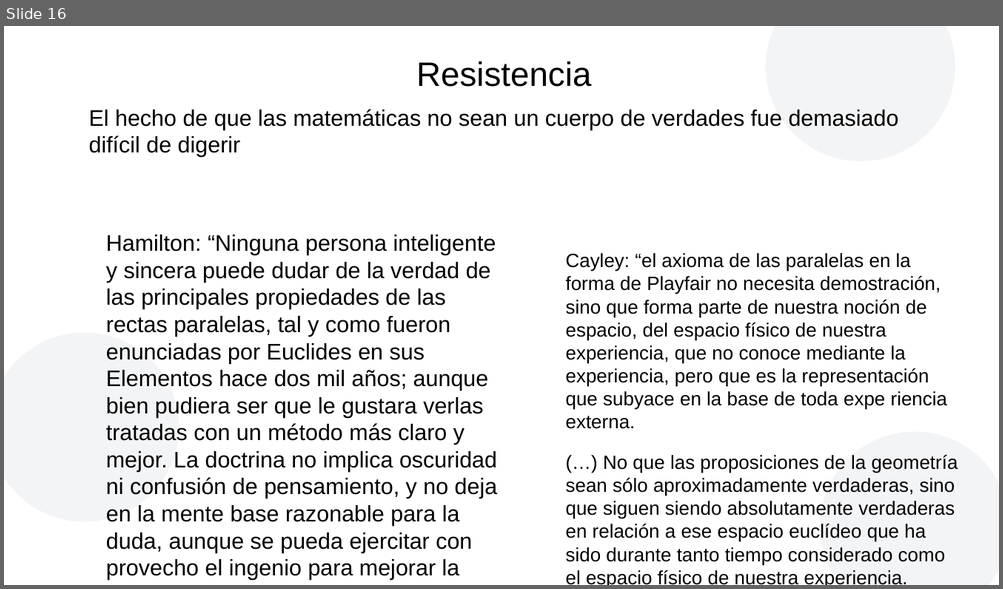
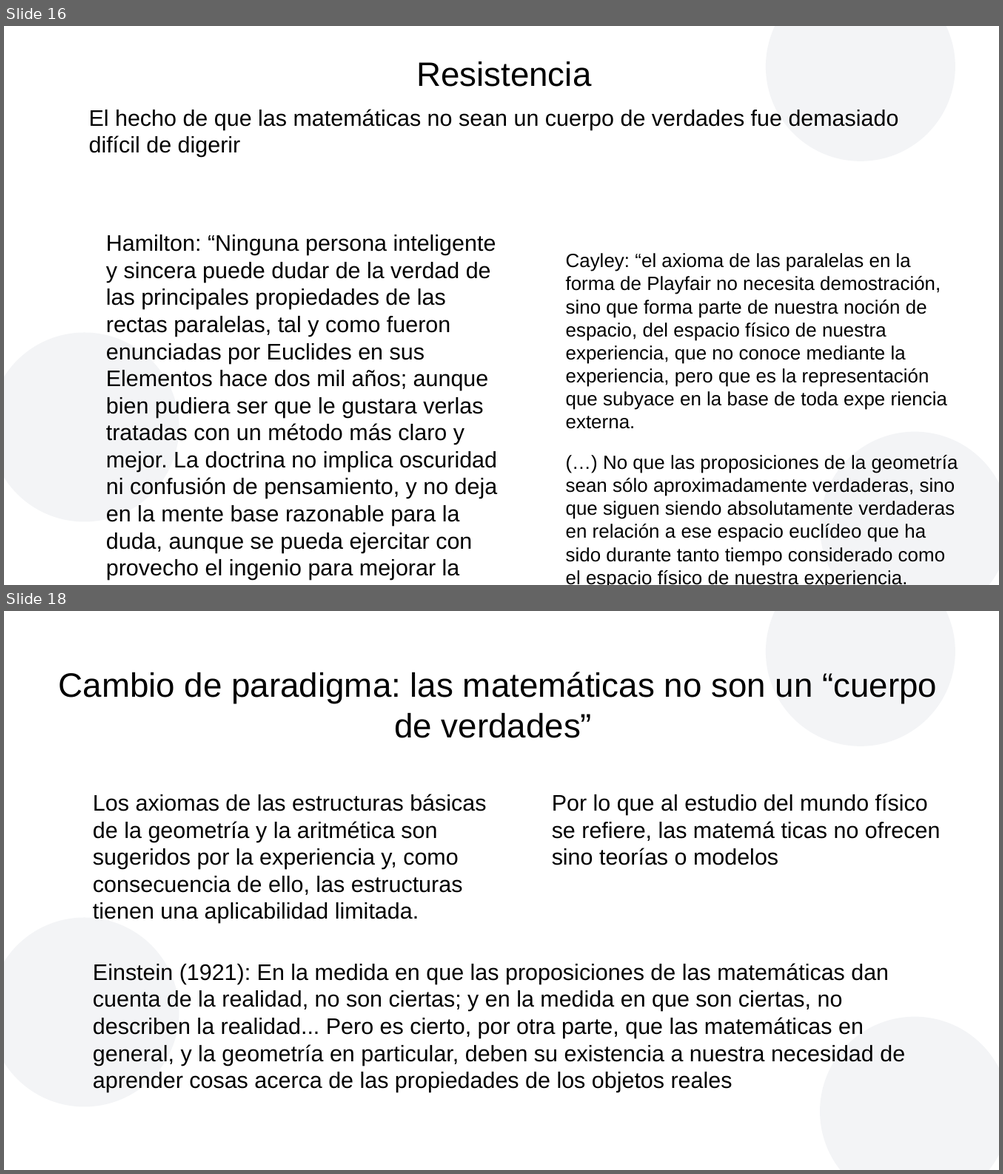
Before and after one commit to AmelieBernes/MonteCarlo_Casella, a slide deck: presentacionKlein.odp. Shown one above the other, each under a label of ours: slide 16 before the commit, slides 16 and 18 after it; the slides between them are not shown. The pictures are 1003x589 and 1003x1174 pixels, drawn with LibreOffice and Linux fonts; fonts in the diff are those of the drawing; background and template pictures are left out. Boxes give left, top, right and bottom in pixels: in the first picture for what was removed or moved away, otherwise in the second. Text is boxed around its words. In the diff, an @@ line names an element or a change of style, - is before the commit and + after.

```diff
--- a/presentacionKlein.odp
+++ b/presentacionKlein.odp
@@ slide 18 added at (x1=4, y1=611, x2=999, y2=1170), background #FFFFFF; not listed: 3 template elements that a slide beside it also shows @@
@@ title added at (x1=59, y1=672, x2=936, y2=738), 27 pt, text #000000 @@
+Cambio de paradigma: las matemáticas no son un “cuerpo de verdades”
@@ text added at (x1=93, y1=794, x2=486, y2=923), 18 pt, text #000000 @@
+Los axiomas de las estructuras básicas de la geometría y la aritmética son sugeridos por la experiencia y, como consecuencia de ello, las estructuras tienen una aplicabilidad limitada.
@@ text added at (x1=552, y1=794, x2=940, y2=866), 18 pt, text #000000 @@
+Por lo que al estudio del mundo físico se refiere, las matemá ticas no ofrecen sino teorías o modelos
@@ text added at (x1=93, y1=963, x2=905, y2=1093), 18 pt, text #000000 @@
+Einstein (1921): En la medida en que las proposiciones de las matemáticas dan cuenta de la realidad, no son ciertas; y en la medida en que son ciertas, no describen la realidad... Pero es cierto, por otra parte, que las matemáticas en general, y la geometría en particular, deben su existencia a nuestra necesidad de aprender cosas acerca de las propiedades de los objetos reales
```
Also in this commit, not shown: 25 other slides added, 2 other files.
